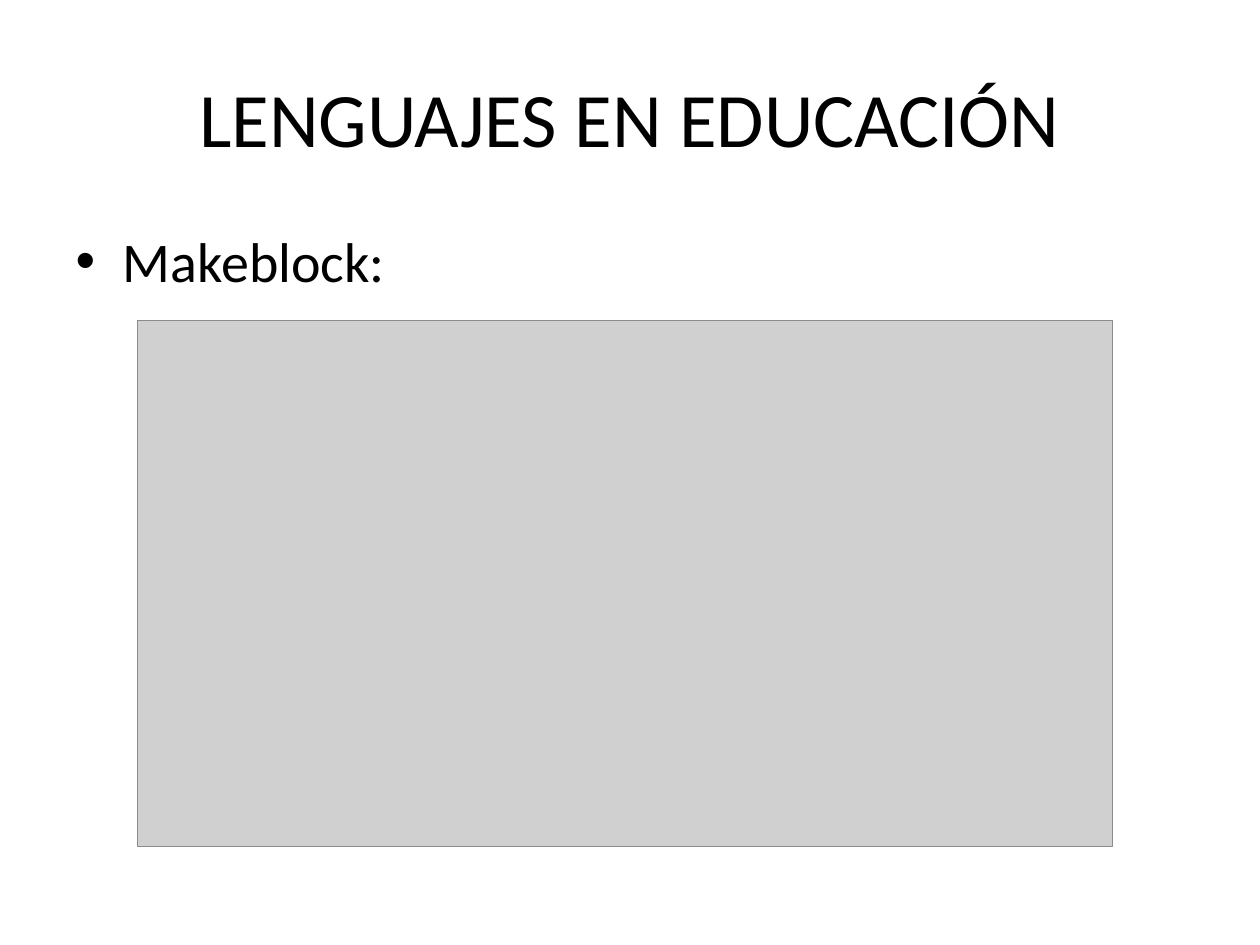
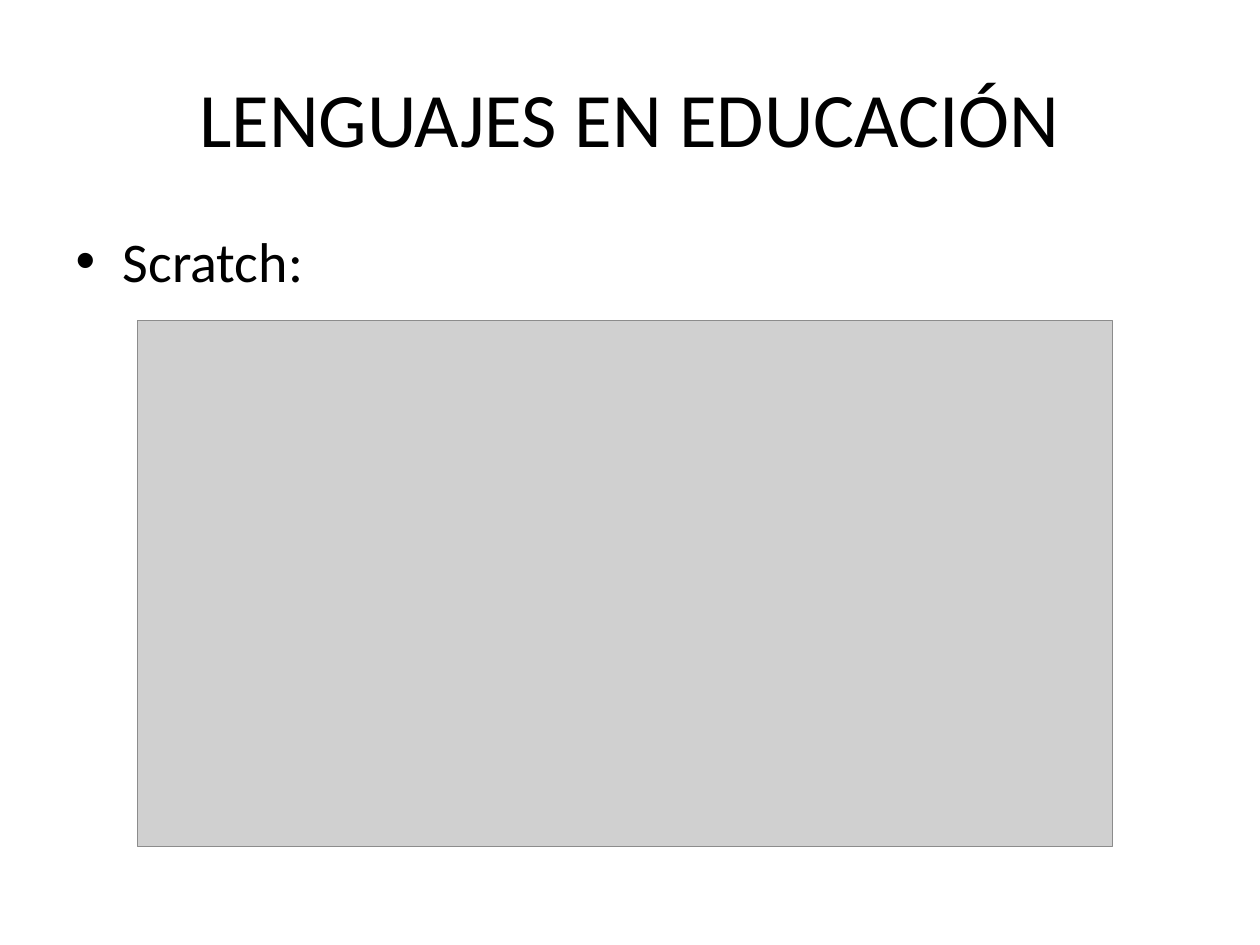
Before and after one commit to yerimattilatvala/DLP, a slide deck: slide 28 of P2/Presentacion.pptx (slide 27 before the commit). Drawn at 1260x945 pixels with LibreOffice and Linux fonts; fonts in the diff are those of the drawing; grey boxes stand for pictures. Boxes give left, top, right and bottom in pixels: in the first picture for what was removed or moved away, otherwise in the second. Text is boxed around its words. In the diff, an @@ line names an element or a change of style, - is before the commit and + after.

```diff
--- a/P2/Presentacion.pptx
+++ b/P2/Presentacion.pptx
@@ text at <box>123,243,303,283</box>: text changed @@
-• Makeblock:
+• Scratch:
```
Also in this commit, not shown: 3 other slides changed, 6 slides added, 2 slides removed.
